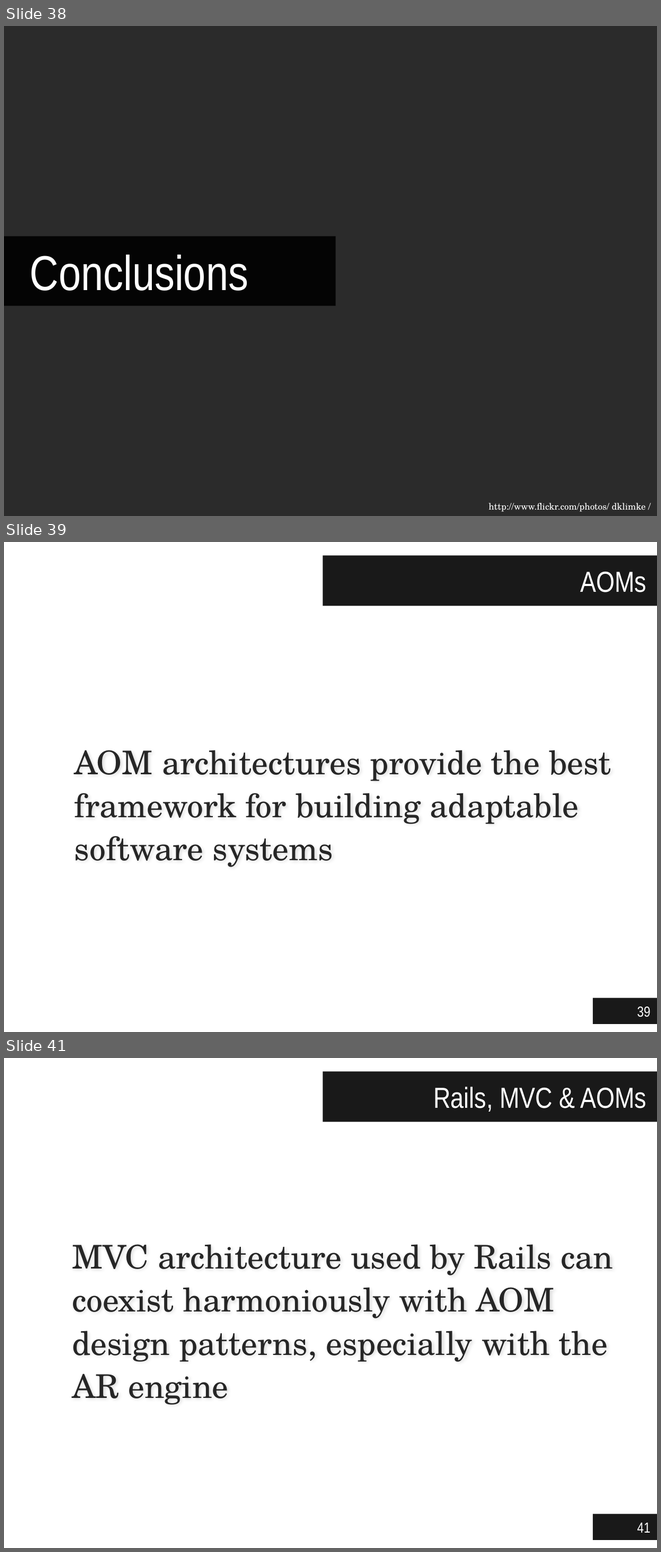
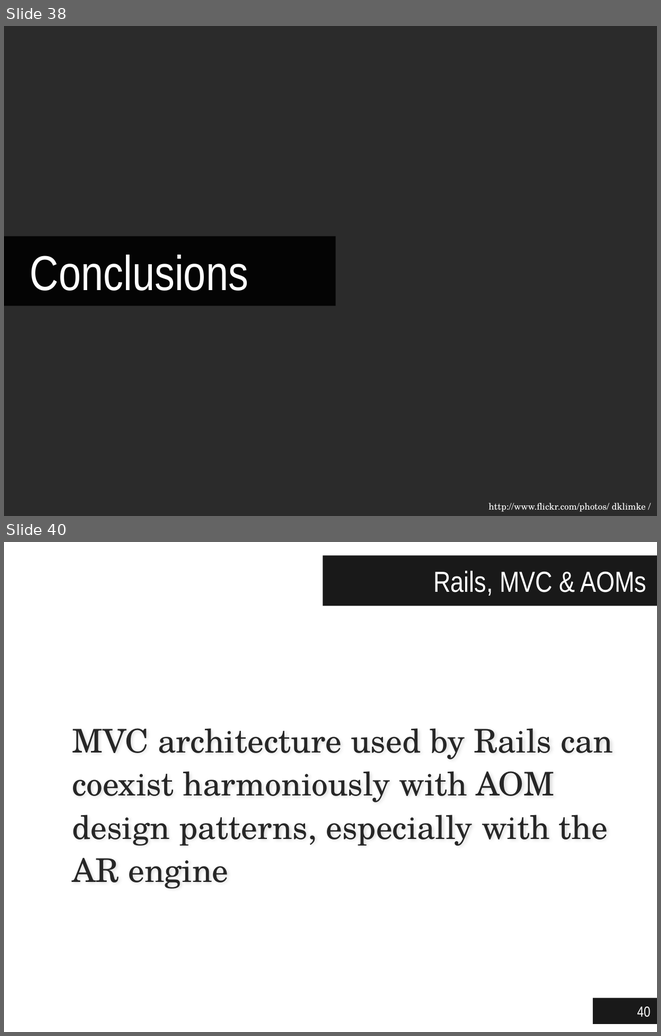
Before and after one commit to jgradim/thesis, a slide deck: presentations/jgradim-presentation.pptx. Shown one above the other, each under a label of ours: slides 38, 39 and 41 before the commit, slides 38 and 40 after it; the slides between them are not shown. The pictures are 661x1552 and 661x1036 pixels, drawn with LibreOffice and Linux fonts; fonts in the diff are those of the drawing; background and template pictures are left out; a plain dark background stands for a picture behind light text. Boxes give left, top, right and bottom in pixels: in the first picture for what was removed or moved away, otherwise in the second. Text is boxed around its words. In the diff, an @@ line names an element or a change of style, - is before the commit and + after.

```diff
--- a/presentations/jgradim-presentation.pptx
+++ b/presentations/jgradim-presentation.pptx
@@ slide 39 removed at bbox=[4, 542, 657, 1032], background #FFFFFF @@
@@ title removed at bbox=[323, 556, 657, 606] @@
-AOMs
@@ text removed at bbox=[74, 750, 611, 867] @@
-AOM architectures provide the best framework for building adaptable software systems
@@ page number removed at bbox=[593, 998, 657, 1024] @@
-39
@@ what was slide 41 is now slide 40 @@
@@ page number at bbox=[637, 1006, 651, 1017]: text changed @@
-41
+40
```
Also in this commit, not shown: 1 slide changed.
